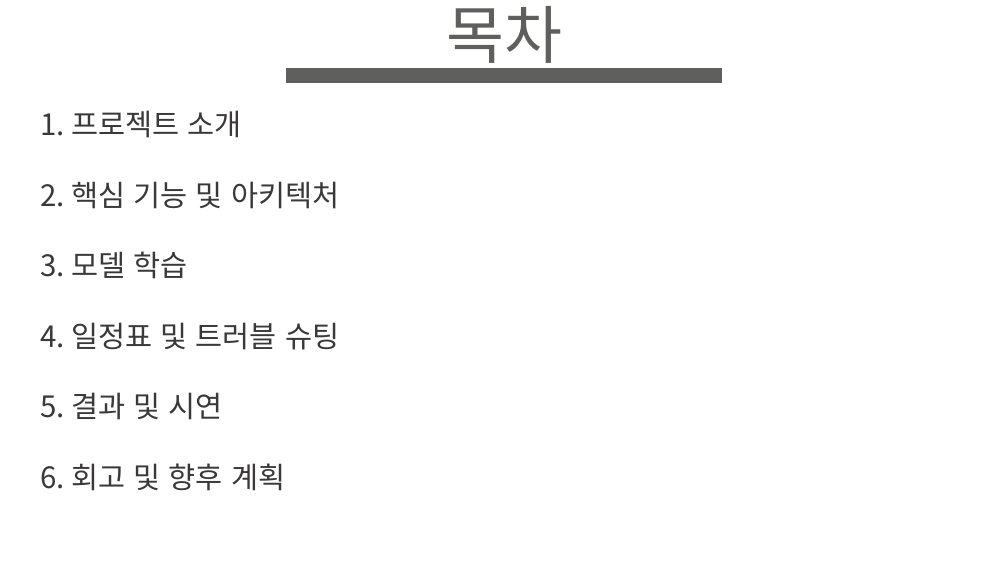
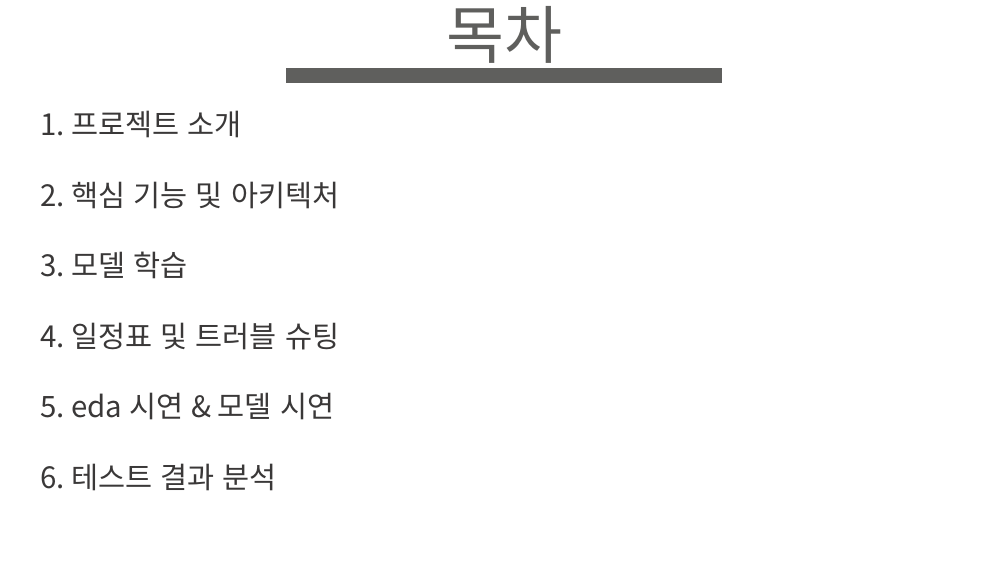
Before and after one commit to NararaDak/EntryPrj, a slide deck: slide 2 of files/Best_One_Team_project.pptx. Drawn at 1008x567 pixels with LibreOffice and Linux fonts; fonts in the diff are those of the drawing; background and template pictures are left out. Boxes give left, top, right and bottom in pixels: in the first picture for what was removed or moved away, otherwise in the second. Text is boxed around its words. In the diff, an @@ line names an element or a change of style, - is before the commit and + after.

```diff
--- a/files/Best_One_Team_project.pptx
+++ b/files/Best_One_Team_project.pptx
@@ text at box(40, 392, 334, 491): text changed @@
-5. 결과 및 시연
-6. 회고 및 향후 계획
+5. eda 시연 & 모델 시연
+6. 테스트 결과 분석
```
Also in this commit, not shown: 1 other slide changed, 1 other file.
